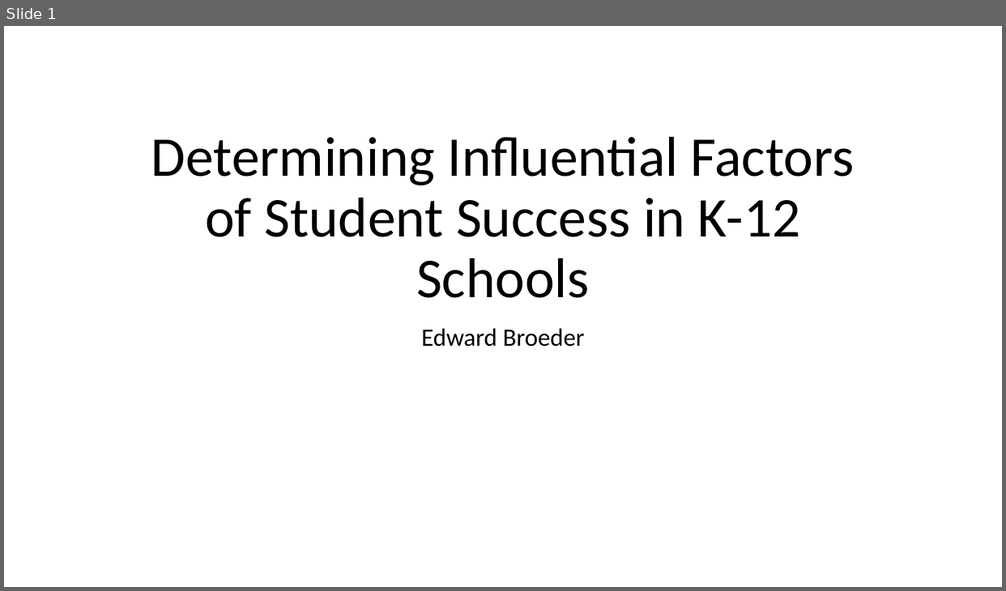
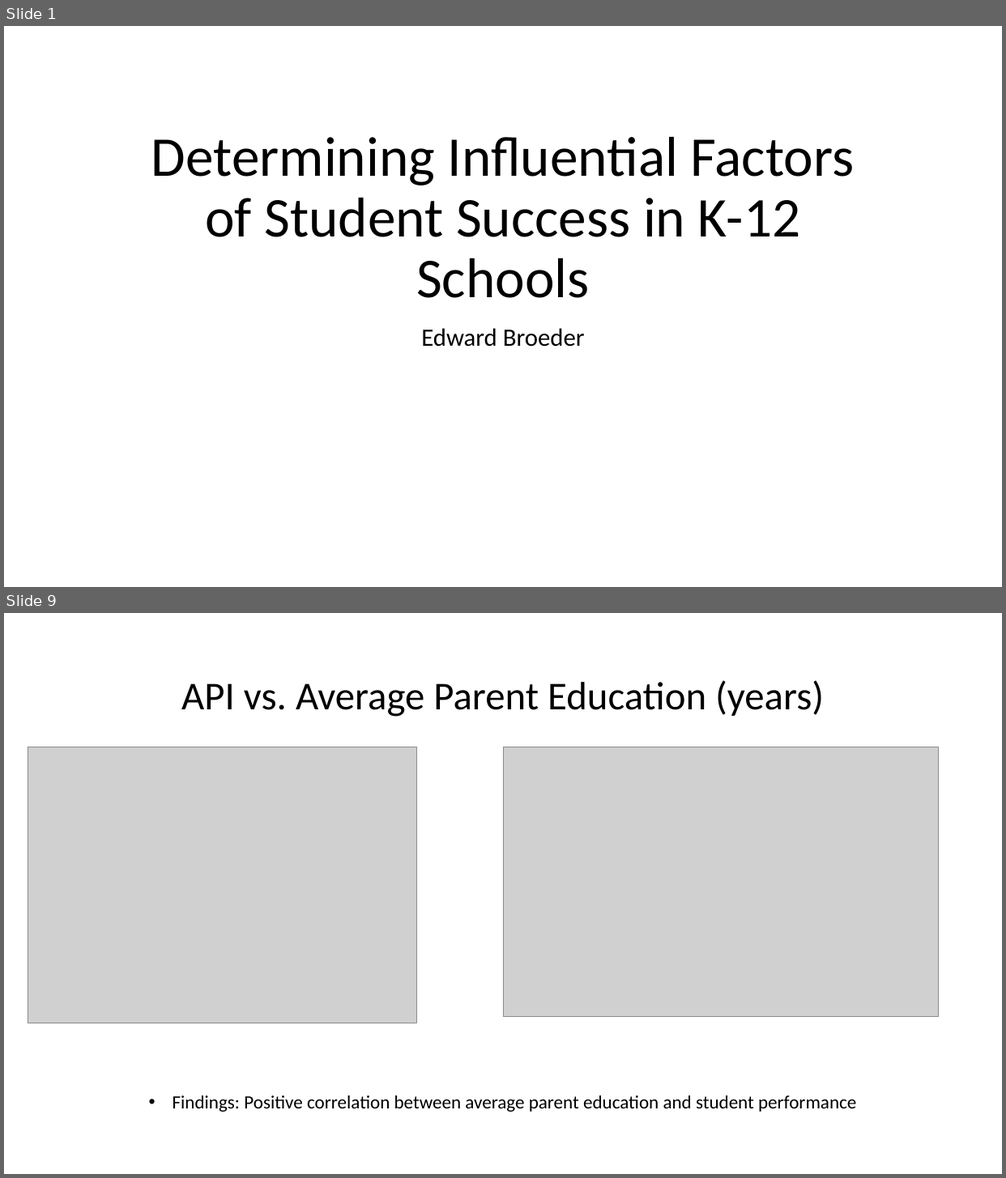
Before and after one commit to eddiebroeder/CS185C_Project, a slide deck: Determining Influential Factors of Student Success.pptx. Shown one above the other, each under a label of ours: slide 1 before the commit, slides 1 and 9 after it; the slides between them are not shown. The pictures are 1006x591 and 1006x1178 pixels, drawn with LibreOffice and Linux fonts; fonts in the diff are those of the drawing; grey boxes stand for pictures. Boxes give left, top, right and bottom in pixels: in the first picture for what was removed or moved away, otherwise in the second. Text is boxed around its words. In the diff, an @@ line names an element or a change of style, - is before the commit and + after.

```diff
--- a/Determining Influential Factors of Student Success.pptx
+++ b/Determining Influential Factors of Student Success.pptx
@@ slide 9 added at [4,613,1002,1174], background #FFFFFF @@
@@ title added at [181,680,824,717], 38 pt, text #000000 @@
+API vs. Average Parent Education (years)
@@ picture added at [28,747,416,1023] @@
@@ picture added at [503,747,938,1016] @@
@@ text added at [172,1096,856,1112], 18 pt, text #000000 @@
+• Findings: Positive correlation between average parent education and student performance
```
Also in this commit, not shown: 3 slides changed, 10 other slides added, 2 slides removed.
